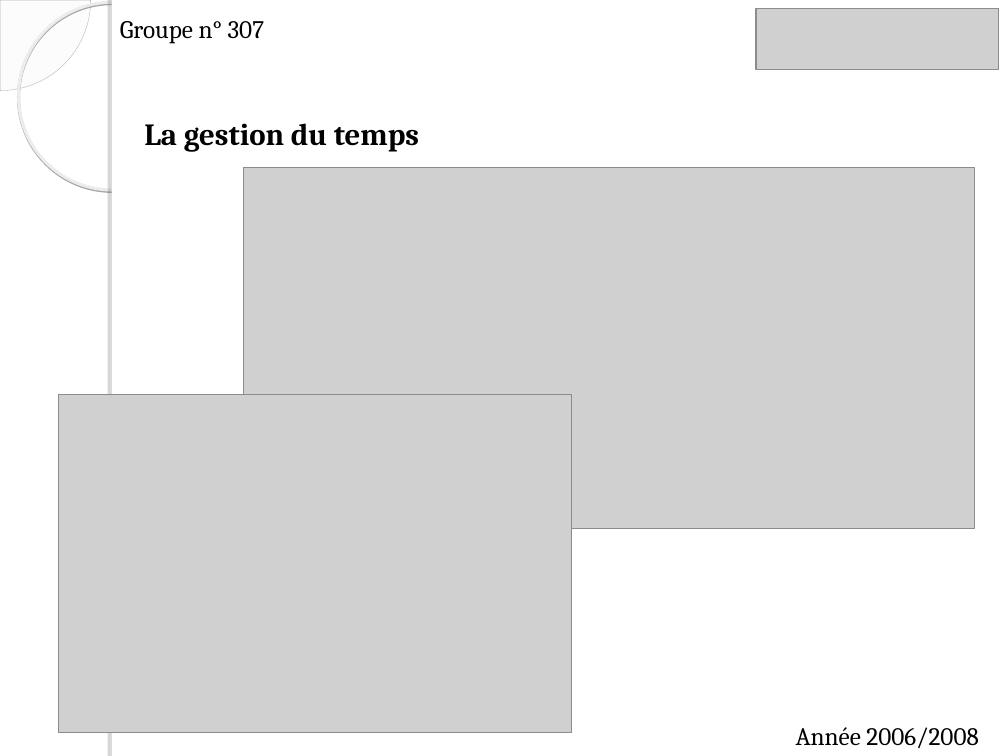
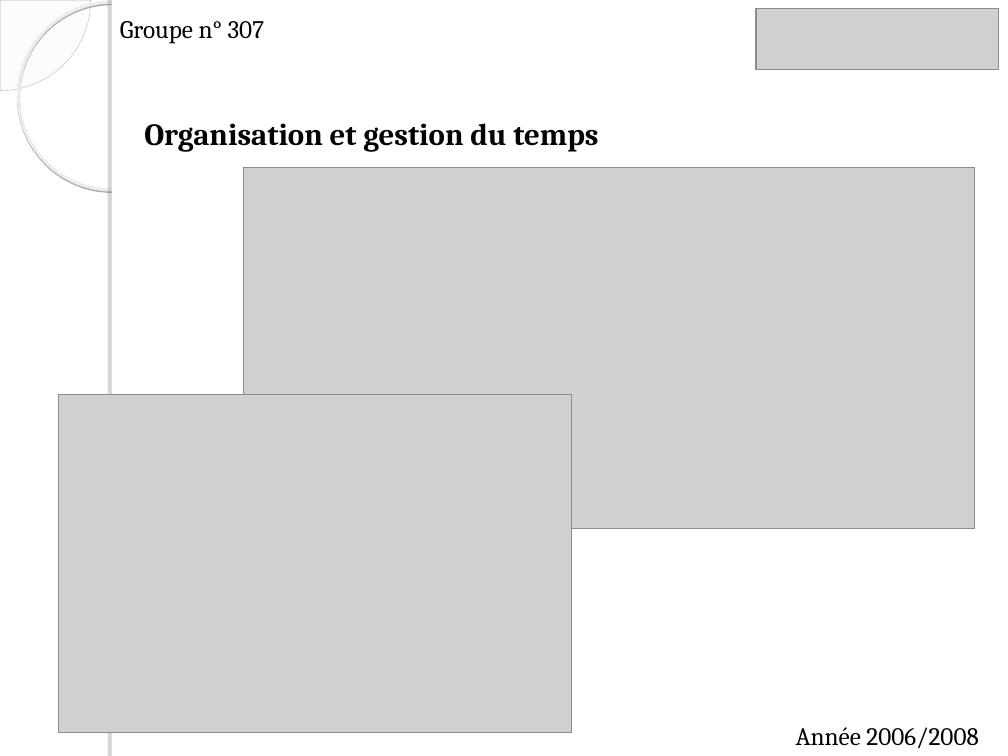
Before and after one commit to itsChris/abyss-project, a slide deck: slide 5 of ABYSS/doc/soutenance skar.ppt. Drawn at 1008x756 pixels with LibreOffice and Linux fonts; fonts in the diff are those of the drawing; grey boxes stand for pictures; background and template pictures are left out. Boxes give left, top, right and bottom in pixels: in the first picture for what was removed or moved away, otherwise in the second. Text is boxed around its words. In the diff, an @@ line names an element or a change of style, - is before the commit and + after.

```diff
--- a/ABYSS/doc/soutenance skar.ppt
+++ b/ABYSS/doc/soutenance skar.ppt
@@ text at (144,123,598,152): text changed @@
-La gestion du temps
+Organisation et gestion du temps
```
Also in this commit, not shown: 1 other slide changed.
